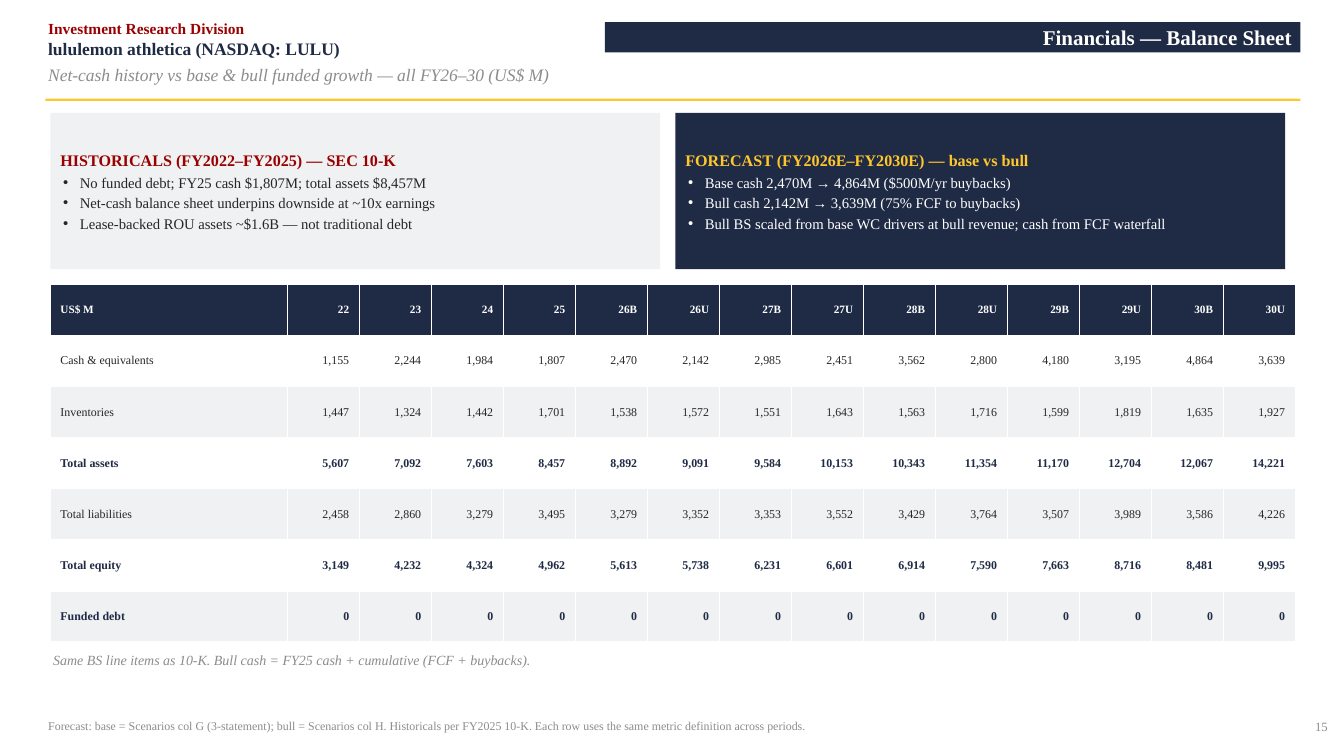
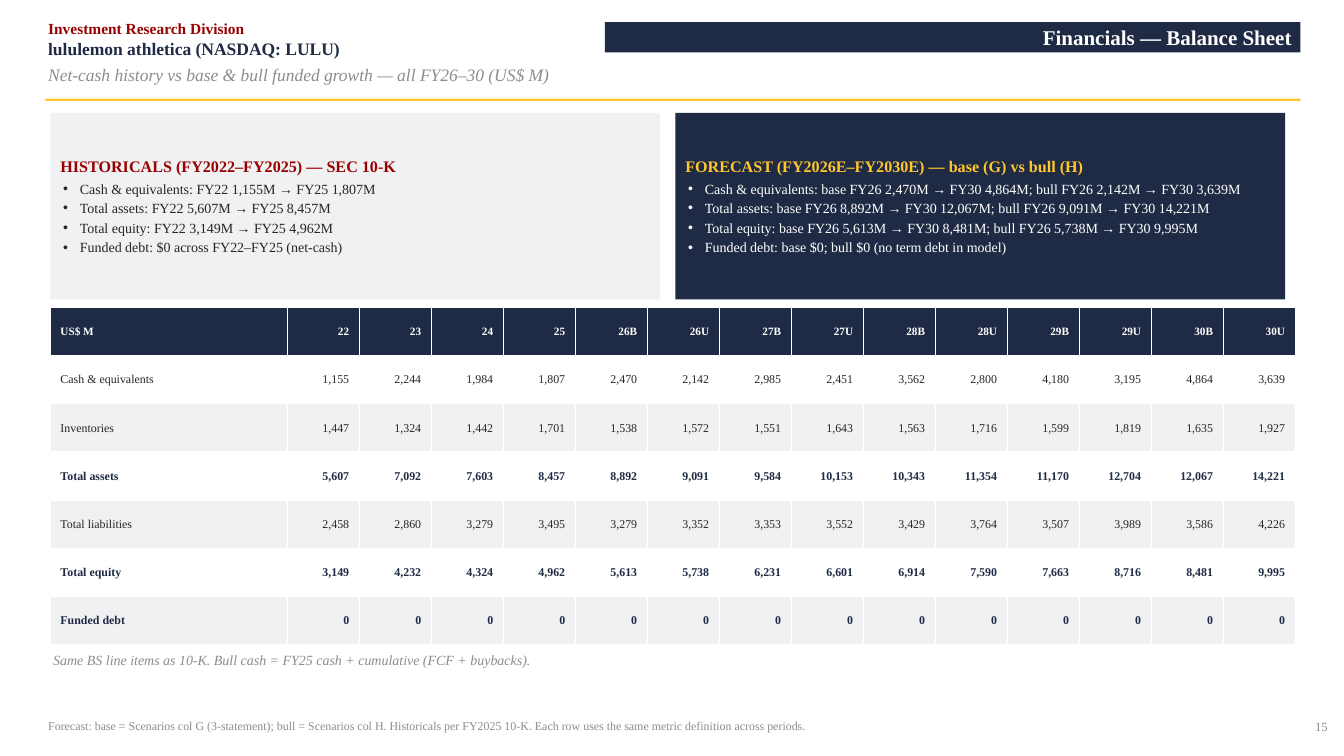
Before and after one commit to vengeanceaiUSC/RM, a slide deck: slide 16 of LULU/LULU_Investment_Pitch_Deck.pptx. Drawn at 1344x756 pixels with LibreOffice and Linux fonts; fonts in the diff are those of the drawing. Boxes give left, top, right and bottom in pixels: in the first picture for what was removed or moved away, otherwise in the second. Text is boxed around its words. In the diff, an @@ line names an element or a change of style, - is before the commit and + after.

```diff
--- a/LULU/LULU_Investment_Pitch_Deck.pptx
+++ b/LULU/LULU_Investment_Pitch_Deck.pptx
@@ rectangle "HISTORICALS (FY2022–FY2025) — SEC 10-K": place and size @@
-rectangle "HISTORICALS (FY2022–FY2025) — SEC 10-K" at <box>50,113,660,269</box>
+rectangle "HISTORICALS (FY2022–FY2025) — SEC 10-K" at <box>50,113,660,299</box>
@@ rectangle "FORECAST (FY2026E–FY2030E) — base (G) ...": place and size @@
-rectangle "FORECAST (FY2026E–FY2030E) — base (G) ..." at <box>676,113,1286,269</box>
+rectangle "FORECAST (FY2026E–FY2030E) — base (G) ..." at <box>676,113,1286,299</box>
@@ text in rectangle at <box>685,160,1241,255</box>: text changed; size 10.5 to 10 pt @@
-FORECAST (FY2026E–FY2030E) — base vs bull
-• Base cash 2,470M → 4,864M ($500M/yr buybacks)
-• Bull cash 2,142M → 3,639M (75% FCF to buybacks)
-• Bull BS scaled from base WC drivers at bull revenue; cash from FCF waterfall
+FORECAST (FY2026E–FY2030E) — base (G) vs bull (H)
+• Cash & equivalents: base FY26 2,470M → FY30 4,864M; bull FY26 2,142M → FY30 3,639M
+• Total assets: base FY26 8,892M → FY30 12,067M; bull FY26 9,091M → FY30 14,221M
+• Total equity: base FY26 5,613M → FY30 8,481M; bull FY26 5,738M → FY30 9,995M
+• Funded debt: base $0; bull $0 (no term debt in model)
@@ text in rectangle at <box>80,184,376,255</box>: text changed; size 10.5 to 10 pt @@
-• No funded debt; FY25 cash $1,807M; total assets $8,457M
-• Net-cash balance sheet underpins downside at ~10x earnings
-• Lease-backed ROU assets ~$1.6B — not traditional debt
+• Cash & equivalents: FY22 1,155M → FY25 1,807M
+• Total assets: FY22 5,607M → FY25 8,457M
+• Total equity: FY22 3,149M → FY25 4,962M
+• Funded debt: $0 across FY22–FY25 (net-cash)
@@ table: place and size @@
-table at <box>50,284,1290,642</box>
+table at <box>50,308,1290,645</box>
```
Also in this commit, not shown: 2 other slides changed, 2 other files.
